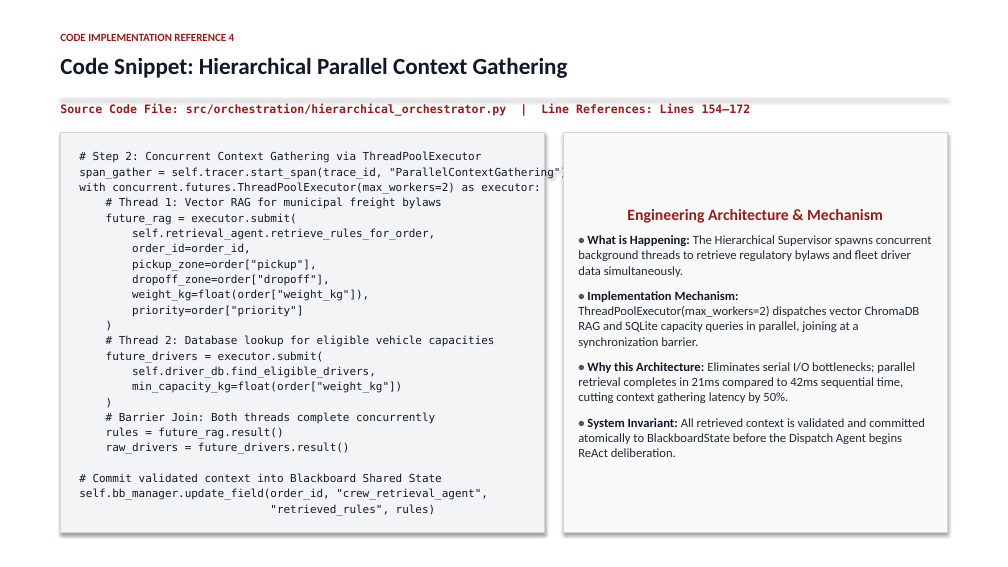
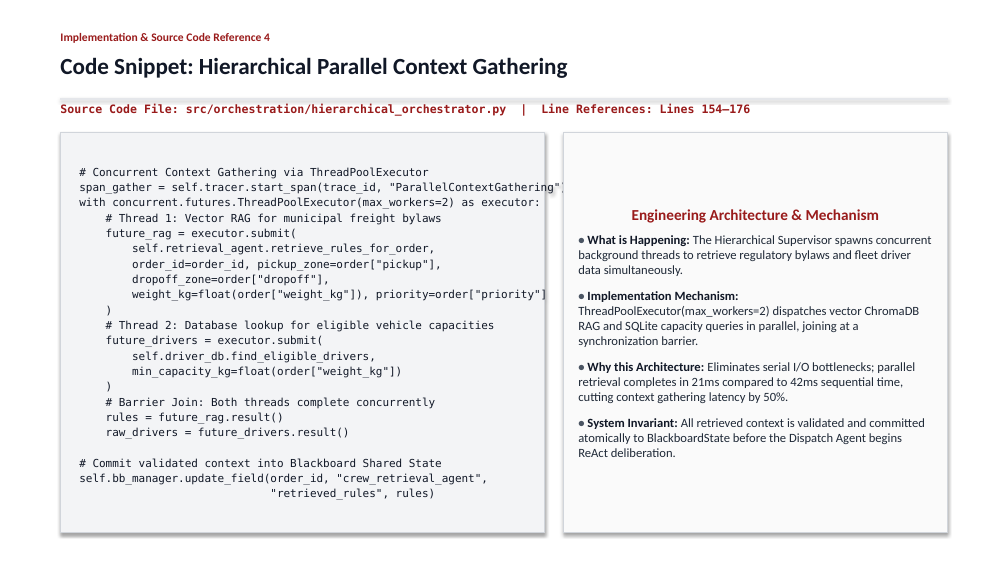
Before and after one commit to Akshat5091/DeliveryFleet-MAS, a slide deck: slide 12 of Eval 2 Documents/DeliveryFleet_MAS_Evaluation2_Master_Presentation.pptx. Drawn at 1008x567 pixels with LibreOffice and Linux fonts; fonts in the diff are those of the drawing. Boxes give left, top, right and bottom in pixels: in the first picture for what was removed or moved away, otherwise in the second. Text is boxed around its words. In the diff, an @@ line names an element or a change of style, - is before the commit and + after.

Commit message:
refactor: purge all AI meta-cues, rubric-citations, and defensive evaluation phrasing in favor of rigorous engineering presentation language

```diff
--- a/Eval 2 Documents/DeliveryFleet_MAS_Evaluation2_Master_Presentation.pptx
+++ b/Eval 2 Documents/DeliveryFleet_MAS_Evaluation2_Master_Presentation.pptx
@@ text at [60, 33, 270, 43]: text changed; size 10.5 to 11 pt @@
-CODE IMPLEMENTATION REFERENCE 4
+Implementation & Source Code Reference 4
@@ text at [60, 104, 751, 116]: text changed @@
-Source Code File: src/orchestration/hierarchical_orchestrator.py | Line References: Lines 154–172
+Source Code File: src/orchestration/hierarchical_orchestrator.py | Line References: Lines 154–176
@@ text in rectangle at [93, 167, 429, 179]: text changed @@
-# Step 2: Concurrent Context Gathering via ThreadPoolExecutor
+# Concurrent Context Gathering via ThreadPoolExecutor
@@ text in rectangle at [632, 209, 879, 223]: size 15 to 14.5 pt in "Engineering Architecture & Mechanism" @@
@@ text in rectangle at [132, 259, 442, 271]: text changed @@
-order_id=order_id,
-pickup_zone=order["pickup"],
+order_id=order_id, pickup_zone=order["pickup"],
@@ text in rectangle at [132, 289, 547, 301]: text changed @@
-weight_kg=float(order["weight_kg"]),
-priority=order["priority"]
+weight_kg=float(order["weight_kg"]), priority=order["priority"]
```
Also in this commit, not shown: 20 other slides changed, 3 other files.
